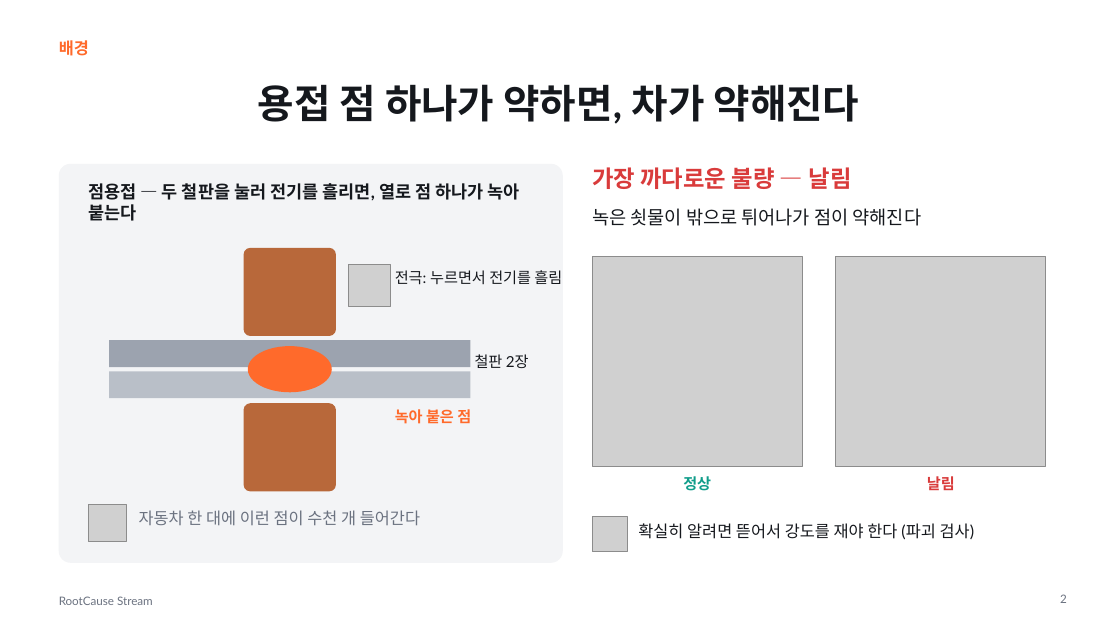
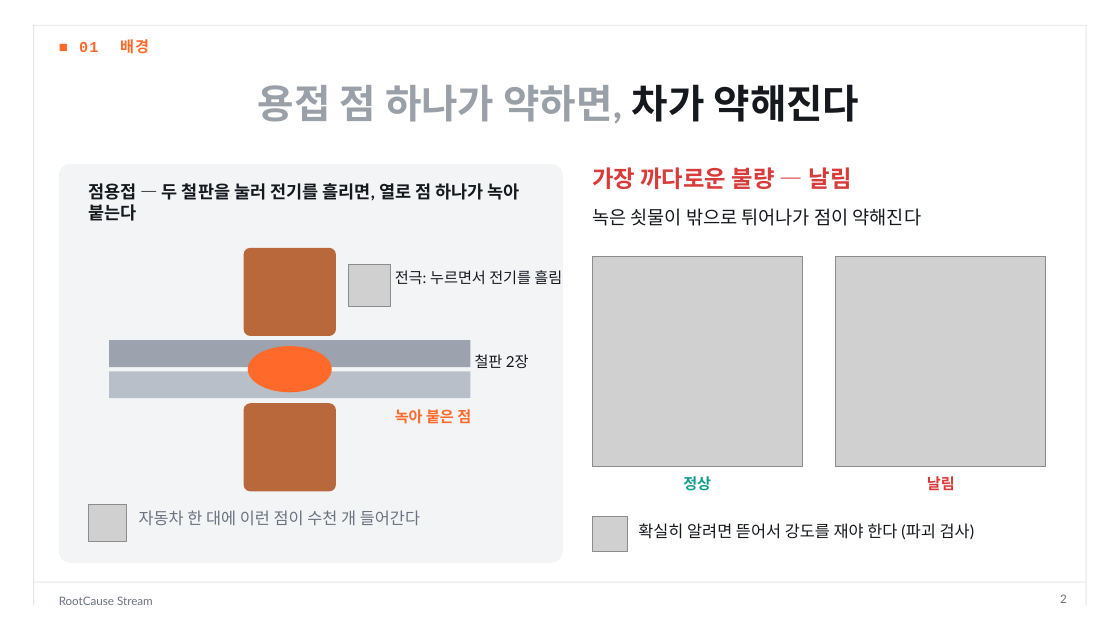
Before and after one commit to dlwogud/rootcause-stream, a slide deck: slide 2 of deck/RootCause_Stream_발표자료.pptx. Drawn at 1120x630 pixels with LibreOffice and Linux fonts; fonts in the diff are those of the drawing; grey boxes stand for pictures. Boxes give left, top, right and bottom in pixels: in the first picture for what was removed or moved away, otherwise in the second. Text is boxed around its words. In the diff, an @@ line names an element or a change of style, - is before the commit and + after.

```diff
--- a/deck/RootCause_Stream_발표자료.pptx
+++ b/deck/RootCause_Stream_발표자료.pptx
@@ line added from (34, 25) to (34, 605), #E3E5E9 0.75 pt @@
@@ line added from (34, 25) to (1086, 25), #E3E5E9 0.75 pt @@
@@ line added from (1086, 25) to (1086, 605), #E3E5E9 0.75 pt @@
@@ text at (x1=79, y1=39, x2=149, y2=54): text changed; size 14 to 13 pt; font Lato to Courier New @@
-배경
+■ 01 배경
@@ title "용접 점 하나가 약하면, 차가 ..." at (x1=258, y1=84, x2=860, y2=123): text colour #15181D to #9AA0A8 in "용접 점 하나가 약하면," @@
@@ line added from (34, 582) to (1086, 582), #E3E5E9 0.75 pt @@
```
Also in this commit, not shown: 15 other slides changed, 8 other files.
